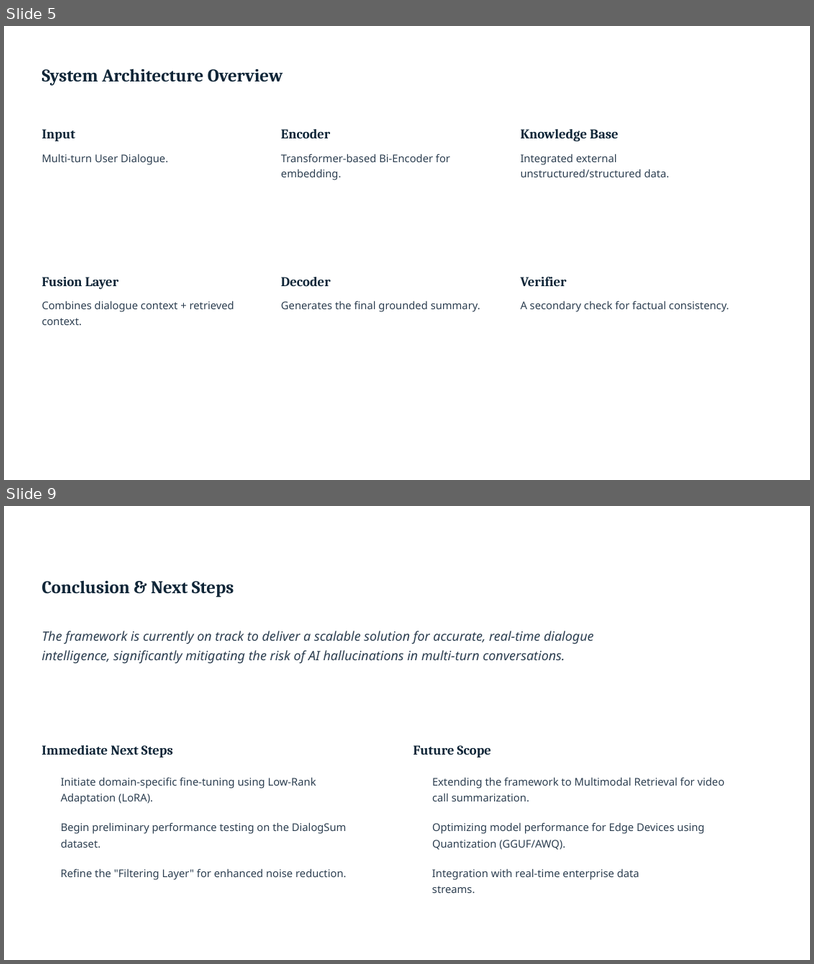
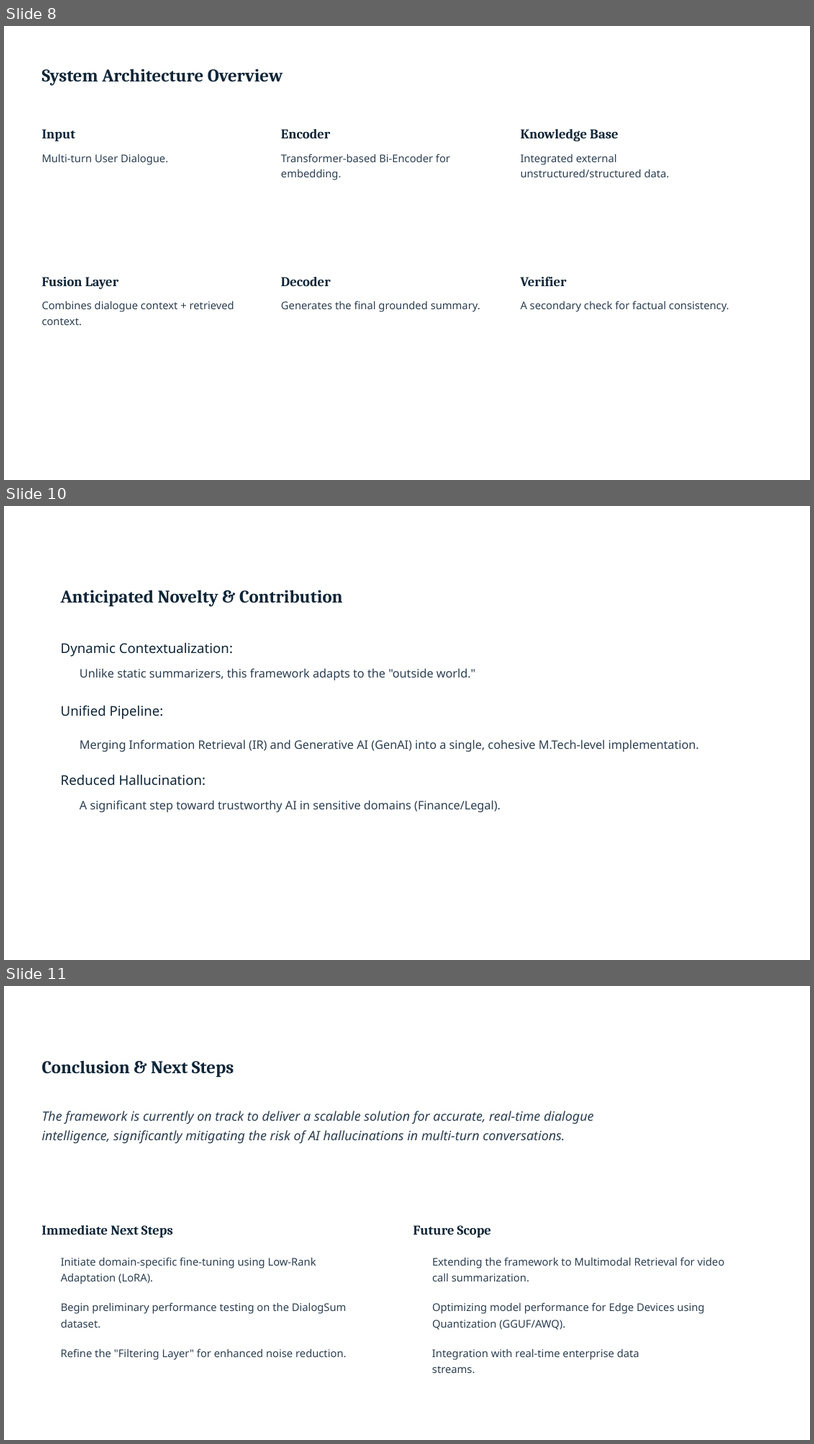
Before and after one commit to sOuL2000s/single-ppt-hosting-website, a slide deck: Q2_Project_Status_Update_Advanced_AI_Dialogue_Summarization_Framework.pptx. Shown one above the other, each under a label of ours: slides 5 and 9 before the commit, slides 8, 10 and 11 after it; the slides between them are not shown. The pictures are 814x964 and 814x1444 pixels, drawn with LibreOffice and Linux fonts; fonts in the diff are those of the drawing; background and template pictures are left out. Boxes give left, top, right and bottom in pixels: in the first picture for what was removed or moved away, otherwise in the second. Text is boxed around its words. In the diff, an @@ line names an element or a change of style, - is before the commit and + after.

```diff
--- a/Q2_Project_Status_Update_Advanced_AI_Dialogue_Summarization_Framework.pptx
+++ b/Q2_Project_Status_Update_Advanced_AI_Dialogue_Summarization_Framework.pptx
@@ slide 10 added at bbox=[4, 506, 810, 960], background #FFFFFF @@
@@ text added at bbox=[61, 590, 343, 606], 16 pt, text #0F2537, bold @@
+Anticipated Novelty & Contribution
@@ text added at bbox=[61, 643, 233, 656], 12 pt, text #0F2537 @@
+Dynamic Contextualization:
@@ text added at bbox=[80, 668, 476, 680], 10.5 pt, text #2C3E50 @@
+Unlike static summarizers, this framework adapts to the "outside world."
@@ text added at bbox=[61, 705, 164, 719], 12 pt, text #0F2537 @@
+Unified Pipeline:
@@ text added at bbox=[80, 739, 700, 752], 10.5 pt, text #2C3E50 @@
+Merging Information Retrieval (IR) and Generative AI (GenAI) into a single, cohesive M.Tech-level implementation.
@@ text added at bbox=[61, 774, 206, 785], 12 pt, text #0F2537 @@
+Reduced Hallucination:
@@ text added at bbox=[80, 800, 501, 812], 10.5 pt, text #2C3E50 @@
+A significant step toward trustworthy AI in sensitive domains (Finance/Legal).
@@ what was slide 5 is now slide 8 @@
@@ what was slide 9 is now slide 11 @@
```
Also in this commit, not shown: 3 slides changed, 6 other slides added, 4 slides removed.
